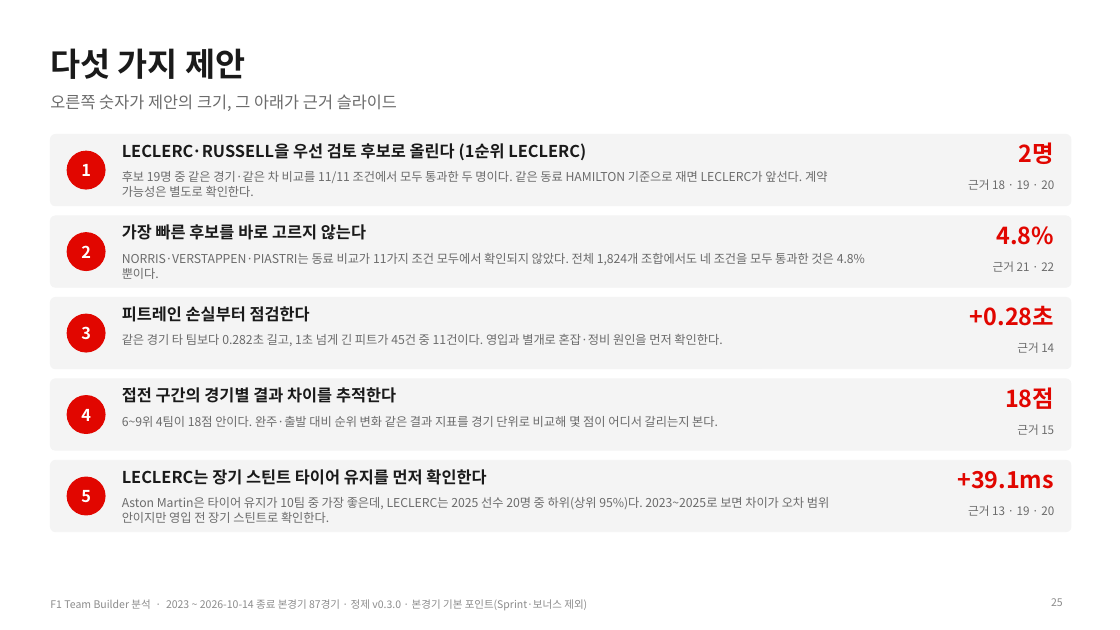
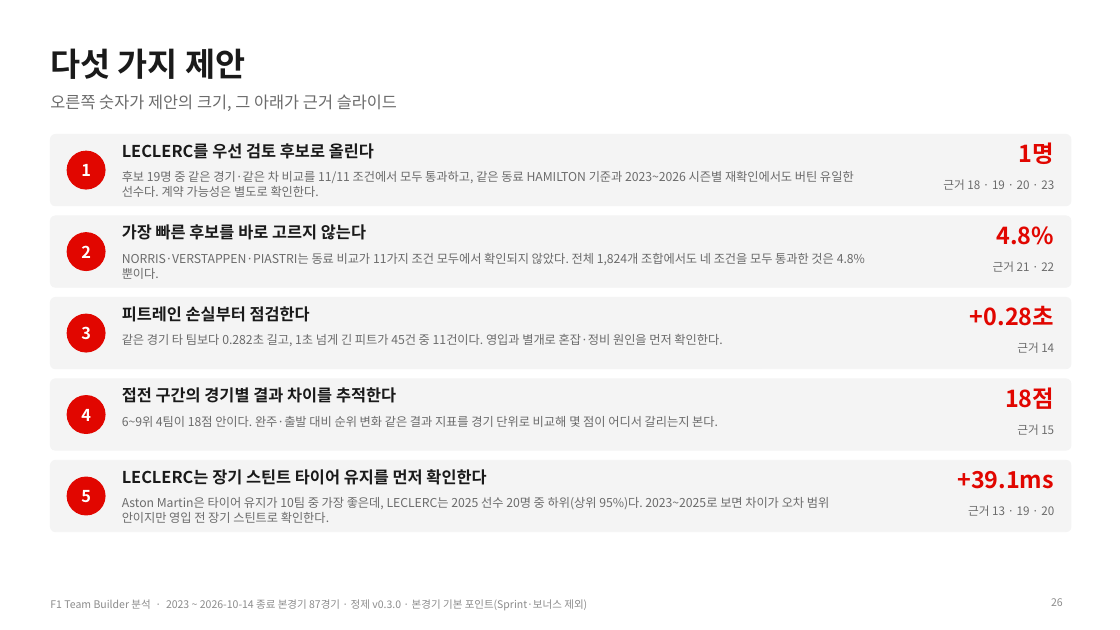
Before and after one commit to encore-ai-campus/mlo-02-p2-team1, a slide deck: slide 26 of docs/F1_TeamBuilder_발표자료.pptx (slide 25 before the commit). Drawn at 1120x630 pixels with LibreOffice and Linux fonts; fonts in the diff are those of the drawing. Boxes give left, top, right and bottom in pixels: in the first picture for what was removed or moved away, otherwise in the second. Text is boxed around its words. In the diff, an @@ line names an element or a change of style, - is before the commit and + after.

```diff
--- a/docs/F1_TeamBuilder_발표자료.pptx
+++ b/docs/F1_TeamBuilder_발표자료.pptx
@@ text at [122,143,374,159]: text changed @@
-LECLERC·RUSSELL을 우선 검토 후보로 올린다 (1순위 LECLERC)
+LECLERC를 우선 검토 후보로 올린다
@@ text at [1019,142,1054,164]: text changed @@
-2명
+1명
@@ text at [122,171,854,197]: text changed @@
-후보 19명 중 같은 경기·같은 차 비교를 11/11 조건에서 모두 통과한 두 명이다. 같은 동료 HAMILTON 기준으로 재면 LECLERC가 앞선다. 계약 가능성은 별도로 확인한다.
+후보 19명 중 같은 경기·같은 차 비교를 11/11 조건에서 모두 통과하고, 같은 동료 HAMILTON 기준과 2023~2026 시즌별 재확인에서도 버틴 유일한 선수다. 계약 가능성은 별도로 확인한다.
@@ text at [943,179,1054,190]: text changed @@
-근거 18 · 19 · 20
+근거 18 · 19 · 20 · 23
```
Also in this commit, not shown: 9 other slides changed, 1 slide added, 8 other files.
